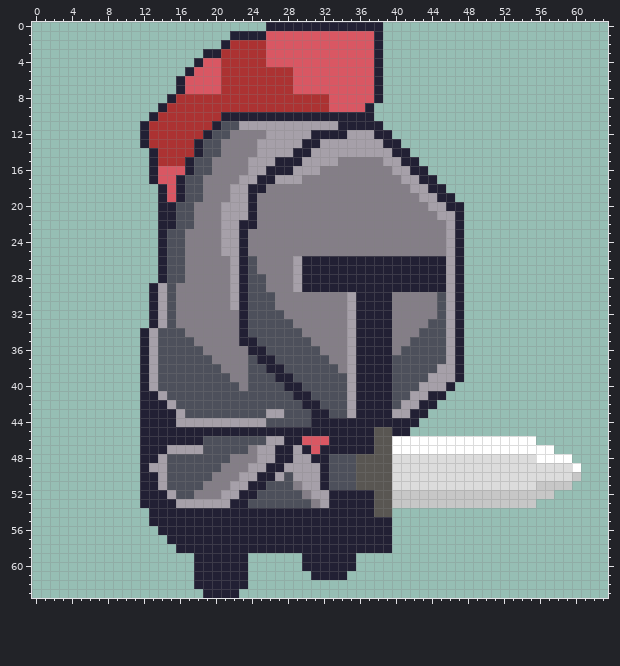
Two states of a pixel-art sprite, Entities/Enemies/Knights/Knight4.png. That is the earlier state.
The file is 256x256 pixels, drawn in blocks of 4x4; one block is one cell here.
Once edited:
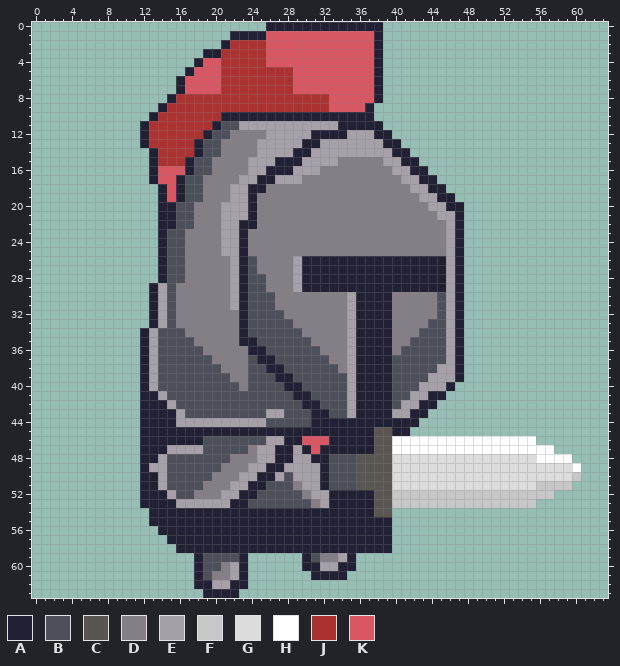
Palette (. is transparent): A #222034  B #4d505b  C #595652  D #847e87  E #a6a0a9  F #c7c7c7  G #dcdcdc  H #ffffff  J #ac3232  K #d95763
The edit:
{"y":59,"x":19,"old":"AAAA","new":"BBBB"}
{"y":59,"x":31,"old":"AAAA","new":"BDDE"}
{"y":60,"x":19,"old":"AAAA","new":"BBDE"}
{"y":60,"x":32,"old":"AA","new":"EE"}
{"y":61,"x":19,"old":"AAAA","new":"BDDE"}
{"y":62,"x":20,"old":"AA","new":"EE"}
